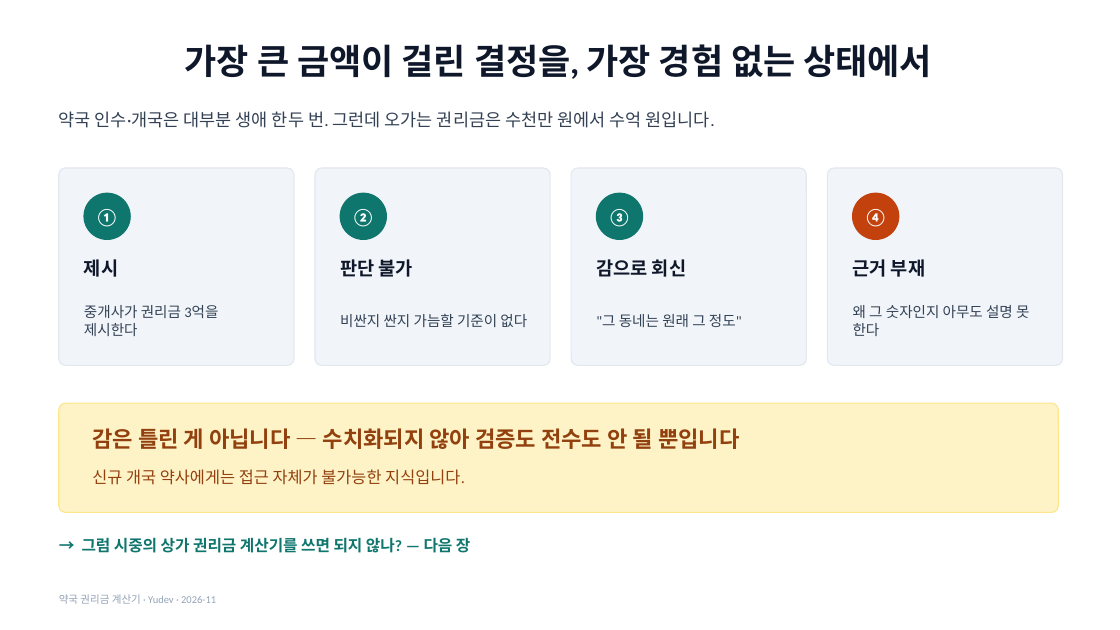
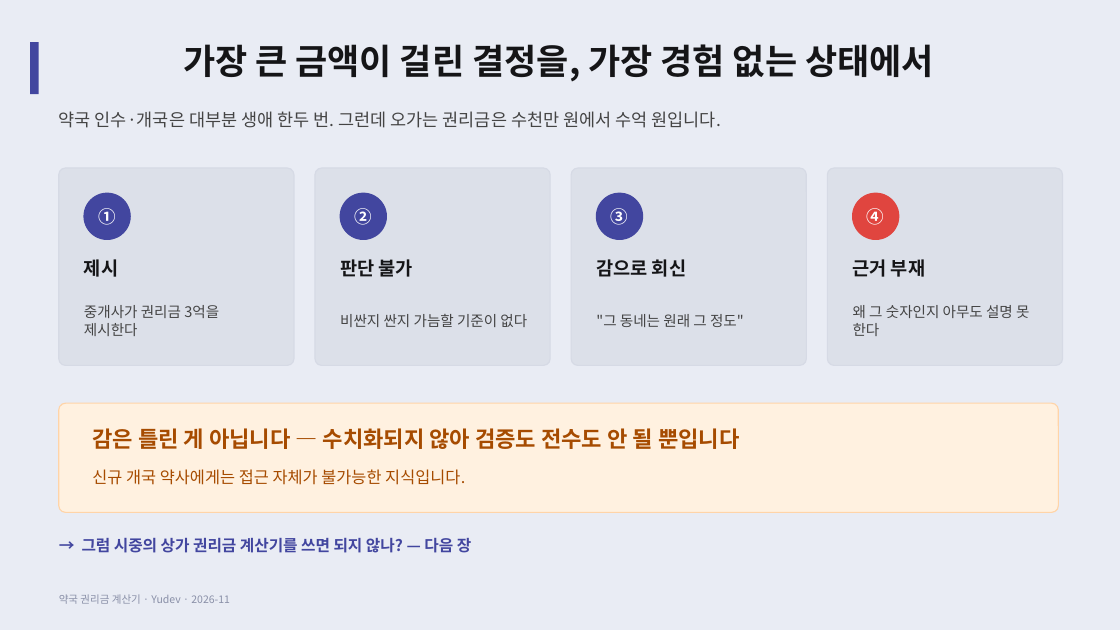
Before and after one commit to YUSEONCHUN/calculating, a slide deck: slide 3 of doc/slides/권리금계산기_프로젝트.pptx. Drawn at 1120x630 pixels with LibreOffice and Linux fonts; fonts in the diff are those of the drawing. Boxes give left, top, right and bottom in pixels: in the first picture for what was removed or moved away, otherwise in the second. Text is boxed around its words. In the diff, an @@ line names an element or a change of style, - is before the commit and + after.

```diff
--- a/doc/slides/권리금계산기_프로젝트.pptx
+++ b/doc/slides/권리금계산기_프로젝트.pptx
@@ background #FFFFFF to #E9ECF4 @@
@@ rectangle added at (30, 42, 39, 94), fill #42469F @@
@@ title "가장 큰 금액이 걸린 결정을, ..." at (183, 44, 934, 82): font Cambria to Noto Sans CJK KR, text colour #0F172A to #151517 @@
@@ fill #F1F5F9 to #DCE0E9; outline #E2E8F0 1 pt to #D6DAE5 1 pt in 4 elements at (59, 168, 294, 365), (315, 168, 550, 365), (571, 168, 807, 365), (828, 168, 1063, 365) @@
@@ fill #0F766E to #42469F; outline #0F766E 1 pt to #42469F 1 pt in 3 elements at (84, 193, 130, 239), (340, 193, 386, 239), (597, 193, 643, 239) @@
@@ font Calibri to Noto Sans CJK KR in 4 elements at (98, 208, 115, 225), (355, 208, 372, 225), (611, 208, 628, 225), (867, 208, 884, 225) @@
@@ ellipse at (853, 193, 899, 239): fill #C2410C to #E0453F; outline #C2410C 1 pt to #E0453F 1 pt @@
@@ font Calibri to Noto Sans CJK KR, text colour #0F172A to #151517 in 4 elements at (84, 259, 118, 277), (340, 259, 413, 277), (596, 259, 686, 277), (853, 259, 925, 277) @@
@@ font Calibri to Noto Sans CJK KR, text colour #334155 to #444444 in 5 elements at (59, 111, 722, 128), (84, 305, 219, 336), (340, 314, 527, 327), (596, 314, 744, 327), (853, 305, 1029, 336) @@
@@ rounded rectangle at (59, 403, 1059, 513): fill #FEF3C7 to #FFF1E0; outline #FDE68A 1 pt to #FFD4A8 1 pt @@
@@ text "감은 틀린 게 아닙니다 — ..." at (92, 428, 739, 449): font Calibri to Noto Sans CJK KR, text colour #92400E to #A64B00 @@
@@ text "신규 개국 약사에게는 접근 자체가 ..." at (92, 469, 465, 485): font Calibri to Noto Sans CJK KR, text colour #92400E to #A64B00 @@
@@ text "→ 그럼 시중의 상가 권리금 ..." at (82, 538, 471, 553): font Calibri to Noto Sans CJK KR, text colour #0F766E to #42469F @@
@@ text "약국 권리금 계산기 · Yudev ..." at (59, 594, 230, 604): font Calibri to Noto Sans CJK KR, text colour #94A3B8 to #8A90A8 @@
```
Also in this commit, not shown: 26 other slides changed, 4 other files.
